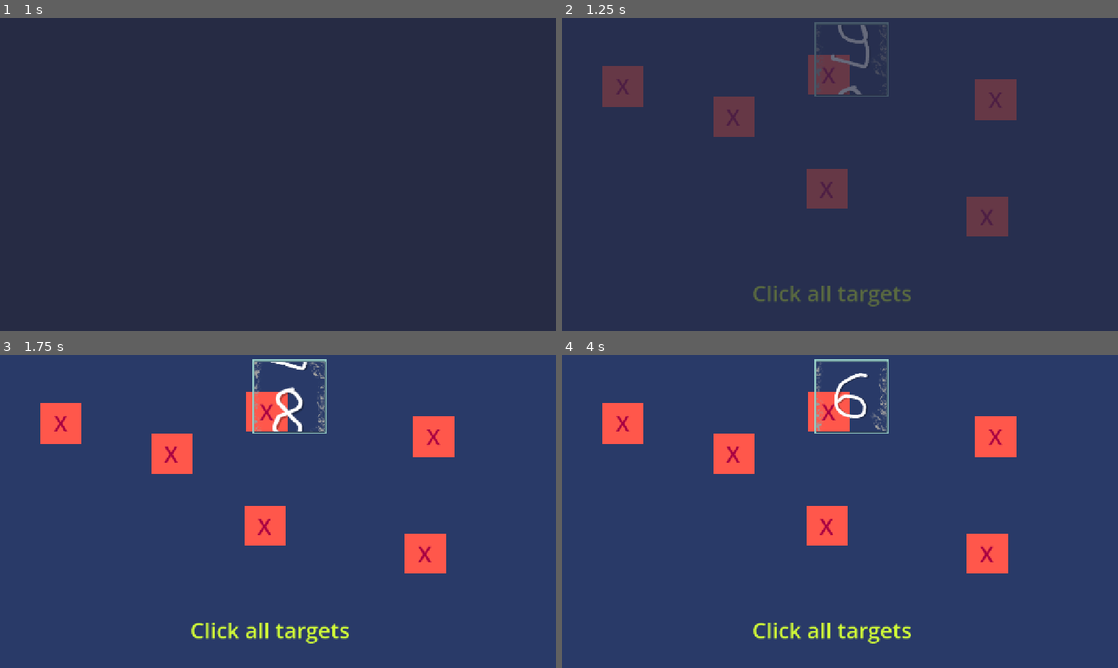
Above: before the commit, frames 1-4 (two rows, left to right).
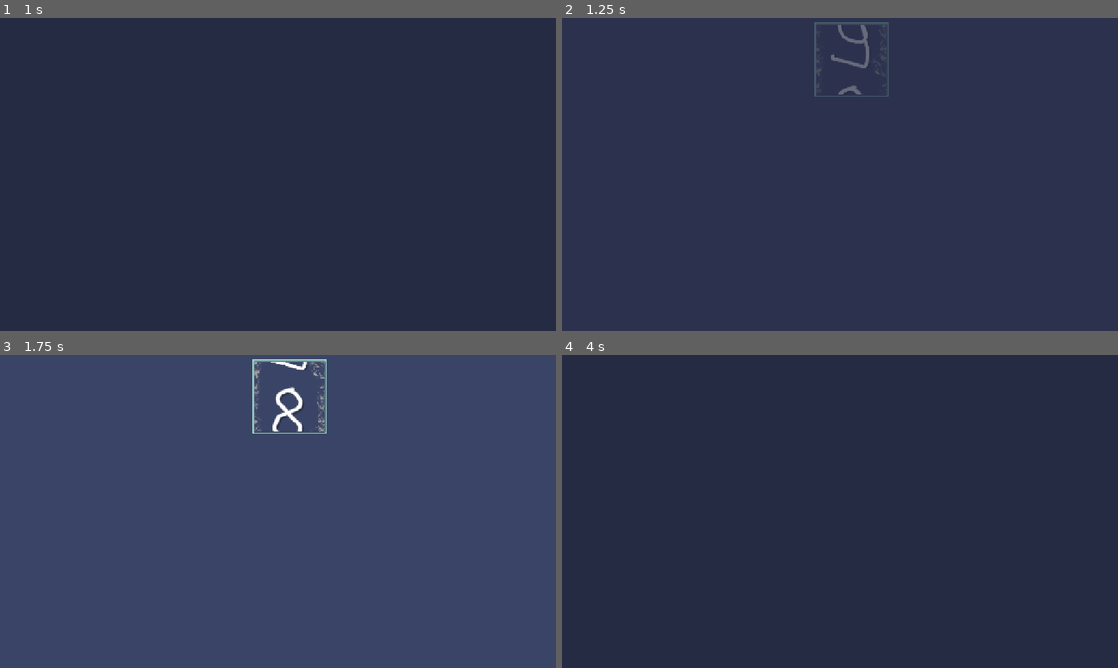
Above: after the commit, the same moments.

Repository: MisterIXI/gmtk26
Game: Godot game, scene res://scenes/__game/main.tscn
Two runs of this game, one before a commit and one after it. Both use one fixed random seed, a clock stepped at 60 frames per second and the inputs below.
Inputs (mouse positions are in pixels of both pictures, inside the frame that each line leads up to):
- Up to frame 1 (1 s): click "Green" at 0.5 s
- Up to frame 2 (1.25 s): no input
- Up to frame 3 (1.75 s): move the mouse to (400, 495) at 1.27 s
- Up to frame 4 (4 s): move the mouse to (728, 527) at 2.02 s; move the mouse to (895, 442) at 2.77 s; move the mouse to (812, 574) at 3.52 s

Frame 1 is identical in both runs. In frame 2, 6.1% of the frame differs, in the area x 7-82%, y 11-93%; in frame 3, 6.3%; in frame 4, 100%, in the area x 0-100%, y 0-100%.

Commit message:
added more stuff

Diff:
--- a/global/director/director.tscn
+++ b/global/director/director.tscn
@@ -4,10 +4,12 @@
 [ext_resource type="PackedScene" uid="uid://ddunic6mw3kam" path="res://scenes/_debug/oli/testgame_trust.tscn" id="2_m0oic"]
 [ext_resource type="PackedScene" uid="uid://uo0vp31pbfwk" path="res://scenes/_debug/oli/testgame_aim.tscn" id="3_hs0oa"]
 [ext_resource type="Script" uid="uid://d2pbdwpviohlk" path="res://conponents/transition/color_transition.gd" id="4_hs0oa"]
+[ext_resource type="PackedScene" uid="uid://bv7u22o4ttw45" path="res://scenes/phil/bullethell/bullethell.tscn" id="4_j5kvj"]
+[ext_resource type="PackedScene" uid="uid://dpd8fam665w7u" path="res://scenes/phil/chameleon/chameleon.tscn" id="5_app6u"]
 
 [node name="Director" type="Node" unique_id=363474150 node_paths=PackedStringArray("transition")]
 script = ExtResource("1_qrax7")
-games = Array[PackedScene]([ExtResource("2_m0oic"), ExtResource("3_hs0oa")])
+games = Array[PackedScene]([ExtResource("2_m0oic"), ExtResource("3_hs0oa"), ExtResource("5_app6u"), ExtResource("4_j5kvj")])
 transition = NodePath("ColorTransition")
 active = true
 
--- a/scenes/phil/bullethell/bullet.tscn
+++ b/scenes/phil/bullethell/bullet.tscn
@@ -4,8 +4,8 @@
 
 [sub_resource type="CircleShape2D" id="CircleShape2D_36jtr"]
 
-[node name="Node2D" type="StaticBody2D" unique_id=2145188202]
-collision_layer = 0
+[node name="Bullet" type="StaticBody2D" unique_id=2145188202]
+collision_layer = 4
 script = ExtResource("1_8qtny")
 
 [node name="CollisionShape2D" type="CollisionShape2D" parent="." unique_id=458536489]
--- a/scenes/phil/bullethell/bullethell.gd
+++ b/scenes/phil/bullethell/bullethell.gd
@@ -2,14 +2,18 @@
 
 @export var bullet_scn: PackedScene = null
 
-@onready var player: CharacterBody2D = $player
+@onready var player: Area2D = $player
 @onready var spawn_position: PathFollow2D = $Path2D/SpawnPosition
 @onready var bullet_timer: Timer = $BulletTimer
 var bullet: Bullet = null
 
+signal win
+signal lose
 
 func _ready() -> void:
 	Input.set_mouse_mode(Input.MOUSE_MODE_HIDDEN)
+	Countdown.start(5)
+	Countdown.ended.connect(win.emit)
 
 
 
@@ -20,3 +24,8 @@
 	bullet.spawn_pos = bullet.position
 	bullet.target_pos = player.position
 	spawn_position.progress_ratio = randf_range(0.0, 1.0)
+
+
+func _on_player_body_entered(body: Node2D) -> void:
+	print("lose")
+	lose.emit()
--- a/scenes/phil/bullethell/bullethell.tscn
+++ b/scenes/phil/bullethell/bullethell.tscn
@@ -16,8 +16,8 @@
 script = ExtResource("1_hxpg4")
 bullet_scn = ExtResource("2_lgrml")
 
-[node name="player" type="CharacterBody2D" parent="." unique_id=162235104]
-motion_mode = 1
+[node name="player" type="Area2D" parent="." unique_id=1303431912]
+collision_mask = 4
 script = ExtResource("2_oojwn")
 
 [node name="CollisionShape2D" type="CollisionShape2D" parent="player" unique_id=1474771136]
@@ -34,4 +34,5 @@
 wait_time = 0.2
 autostart = true
 
+[connection signal="body_entered" from="player" to="." method="_on_player_body_entered"]
 [connection signal="timeout" from="BulletTimer" to="." method="_on_bullet_timer_timeout"]
--- a/scenes/phil/bullethell/bullethell_player.gd
+++ b/scenes/phil/bullethell/bullethell_player.gd
@@ -1,4 +1,4 @@
-extends CharacterBody2D
+extends Area2D
 
 var mouse_pos: Vector2i
 var level_bounds: Vector2i
--- a/scenes/phil/chameleon/chameleon.gd
+++ b/scenes/phil/chameleon/chameleon.gd
@@ -1,5 +1,7 @@
 extends Node2D
 
+
+@export_range(0.0, 3.0, 0.1) var max_diff: float = 1.0
 
 @onready var hue_slider: HSlider = $HueSlider
 @onready var sat_slider: HSlider = $SatSlider
@@ -12,6 +14,9 @@
 var cham_sat: float = 0.8
 var cham_value: float = 0.5
 
+signal win
+signal lose
+
 
 # Called when the node enters the scene tree for the first time.
 func _ready() -> void:
@@ -20,6 +25,8 @@
 	value_slider.set_value_no_signal(cham_value)
 	update_color()
 	random_color()
+	Countdown.start(10)
+	Countdown.ended.connect(check_color.bind(cham_sprite.modulate, background.modulate))
 
 
 func update_color() -> void:
@@ -30,8 +37,14 @@
 	background.modulate = Color(randf_range(0.0,1.0), randf_range(0.0,1.0),randf_range(0.0,1.0))
 
 
-func calc_score(cham_color: Color, bg_color: Color) -> int:
-	return 0
+func check_color(cham_color: Color, bg_color: Color) -> void:
+	var diff_color: Color = cham_color - bg_color
+	var diff: float = abs(diff_color.r) + abs(diff_color.g) + abs(diff_color.b)
+	print(diff_color)
+	if diff > max_diff:
+		lose.emit()
+	else:
+		win.emit()
 
 
 
--- a/scenes/phil/chameleon/chameleon.tscn
+++ b/scenes/phil/chameleon/chameleon.tscn
@@ -5,6 +5,7 @@
 
 [node name="Chameleon" type="Node2D" unique_id=958856144]
 script = ExtResource("1_v87oh")
+max_diff = 1.5
 
 [node name="HueSlider" type="HSlider" parent="." unique_id=1563322715]
 offset_left = 35.0
